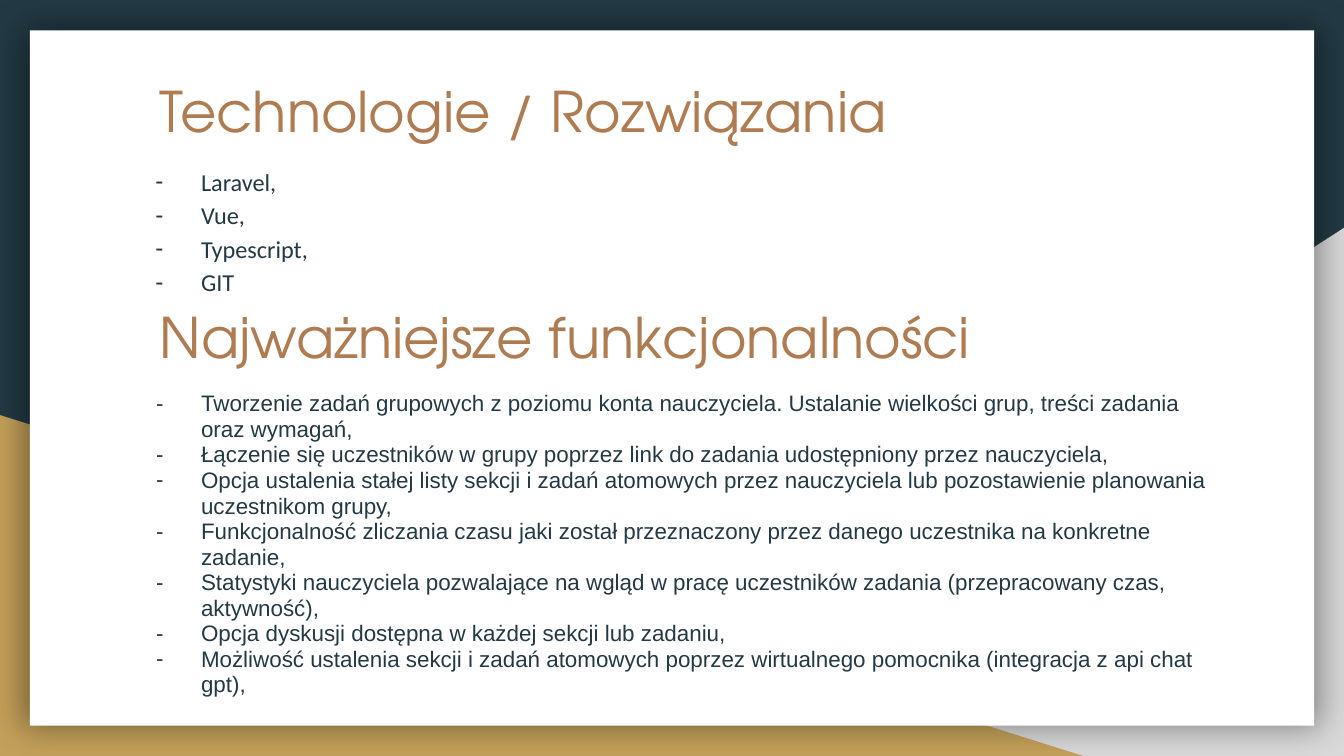
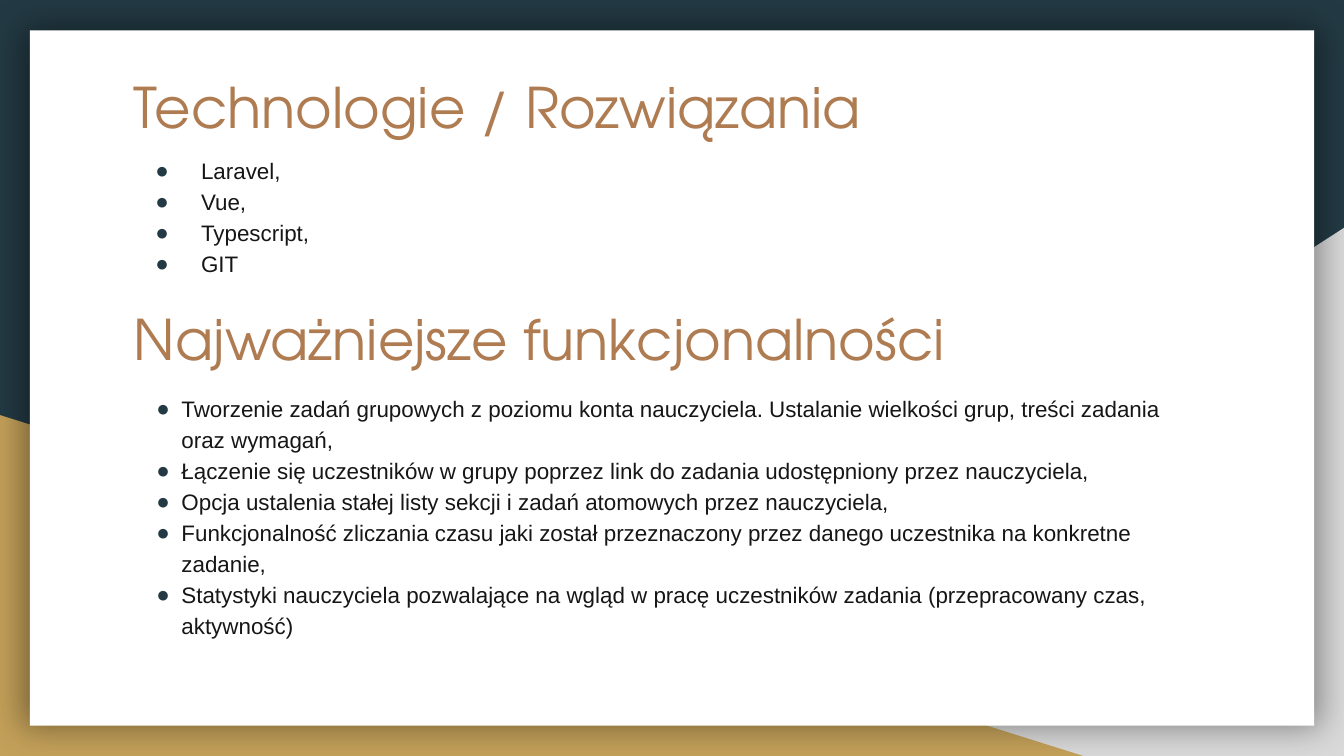
Before and after one commit to dszymanskiq/gprojects, a slide deck: slide 2 of prezentacja.pptx. Drawn at 1344x756 pixels with LibreOffice and Linux fonts; fonts in the diff are those of the drawing. Boxes give left, top, right and bottom in pixels: in the first picture for what was removed or moved away, otherwise in the second. Text is boxed around its words. In the diff, an @@ line names an element or a change of style, - is before the commit and + after.

Commit message:
Presentation progress

```diff
--- a/prezentacja.pptx
+++ b/prezentacja.pptx
@@ title "Technologie / Rozwiązania": place and size @@
-title "Technologie / Rozwiązania" at (159,90,887,146)
+title "Technologie / Rozwiązania" at (134,86,861,142)
@@ text "Laravel,": place and size @@
-text "Laravel," at (201,174,308,291)
+text "Laravel," at (201,162,309,273)
@@ text "Laravel," at (201,162,309,273): size 13 to 12 pt, font Calibri to Arial, text colour #233A44 to #161616; bullet - to ● @@
@@ title "Najważniejsze funkcjonalności": place and size @@
-title "Najważniejsze funkcjonalności" at (159,315,971,369)
+title "Najważniejsze funkcjonalności" at (134,317,945,371)
@@ text at (181,400,1159,575): text colour #233A44 to #161616 in "Tworzenie zadań grupowych z poziomu konta nauczyciela. ...", "Łączenie się uczestników w grupy poprzez link ...", "Funkcjonalność zliczania czasu jaki został przeznaczony prze ..."; bullet - to ●; line spacing 0.95 to 1.15 @@
@@ text at (181,493,888,515): text changed; text colour #233A44 to #161616 @@
-– Opcja ustalenia stałej listy sekcji i zadań atomowych przez nauczyciela lub pozostawienie planowania uczestnikom grupy,
+● Opcja ustalenia stałej listy sekcji i zadań atomowych przez nauczyciela,
@@ text at (181,586,1145,639): text changed; text colour #233A44 to #161616 @@
-– Statystyki nauczyciela pozwalające na wgląd w pracę uczestników zadania (przepracowany czas, aktywność),
-– Opcja dyskusji dostępna w każdej sekcji lub zadaniu,
-– Możliwość ustalenia sekcji i zadań atomowych poprzez wirtualnego pomocnika (integracja z api chat gpt),
+● Statystyki nauczyciela pozwalające na wgląd w pracę uczestników zadania (przepracowany czas, aktywność)
```
Also in this commit, not shown: 1 other slide changed, 3 slides added.
